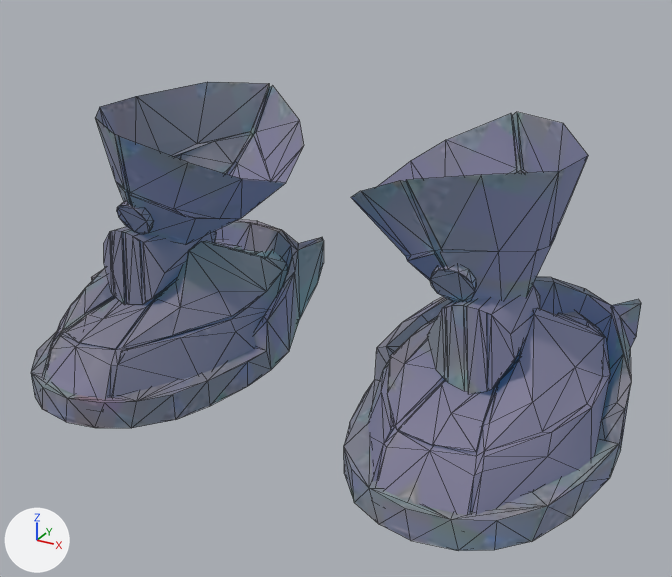
The glTF model public/3d/basic/E-40.glb, before and after one commit.
The view is the same before and after, from a camera (50 mm lens) standing at (0.911, -1.581, 1.046) and looking at (0.056, -0.027, 0.268). Arrows for +X, +Y and +Z are at lower left; the lights stay in place. Mesh edges are drawn as thin lines. Vertices at the same position are counted once.

The first picture shows 'E-40'.
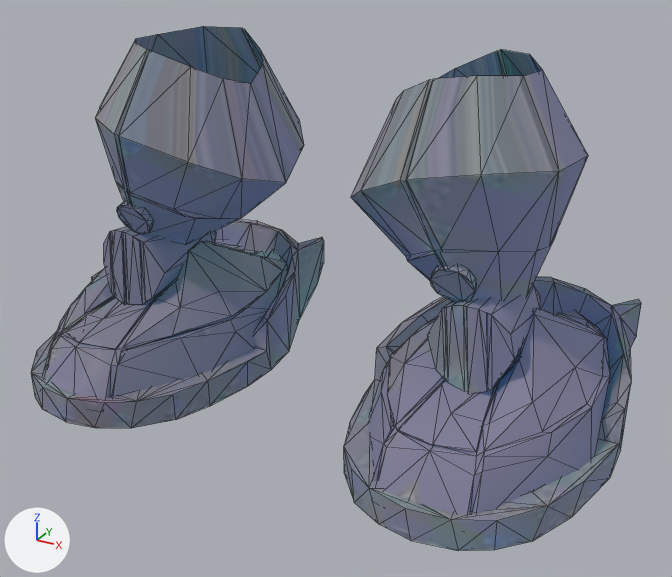
Boxes (x1, y1, x2, y2) around the edits, measured in the pictures (672 x 577 px):
```json
{"object": "E-40", "change": "reshaped", "before": [31, 82, 641, 551], "after": [31, 26, 641, 551], "on screen": "12% taller"}
{"part": 1, "of": "me_cylinder_013", "change": "added", "after": [95, 26, 588, 197]}
```

Edits to the scene script, one JSON object a line:
```json
{"block": "me_cylinder_013", "where": "# used by ob_e_40; location = (0.0, 0.0, 0.0)"}
{"op": "remove", "block": "me_cylinder_013", "code": "me_cylinder_013.from_pydata(...)  # 713 vertices, 1263 faces; spans x -0.657..0.657, y -0.38..0.369, z 0.001..0.606"}
{"op": "add", "block": "me_cylinder_013", "code": "me_cylinder_013.from_pydata(...)  # 743 vertices, 1323 faces; spans x -0.657..0.657, y -0.38..0.369, z 0.001..0.747"}
{"block": "me_cylinder_013", "change": "me_cylinder_013 part 1"}
{"block": "me_cylinder_013", "change": "30 vertices are added at x -0.429..0.429, y -0.138..0.191, z 0.66..0.747"}
{"block": "me_cylinder_013", "change": "60 new faces join them"}
```
